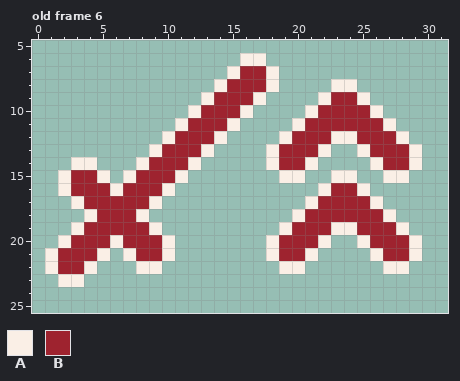
Pixel-art file -- Assets/EnemyAttack/Intentions Sprites/Intentions.aseprite. The picture above is the old version.
32x32 pixels, 10 frames. Shown: old frame 6: x 0..31, y 5..25. The commit also changed other frames, which this record leaves out.
Palette (. is transparent): A #faefe6  B #9e232f
Pixels before, old frame 6, first column x 1:
 6 ...............AA............
 7 ..............ABBA...........
 8 .............ABBBA....AA.....
 9 ............ABBBA....ABBA....
10 ...........ABBBA....ABBBBA...
11 ..........ABBBA....ABBBBBBA..
12 .........ABBBA....ABBBAABBBA.
13 ........ABBBA....ABBBA..ABBBA
14 ..AA...ABBBA.....ABBA....ABBA
15 .ABBA.ABBBA.......AA..AA..AA.
16 .ABBBABBBA...........ABBA....
17 ..ABBBBBA...........ABBBBA...
18 ...ABBBA...........ABBBBBBA..
19 ..ABBBBBA.........ABBBAABBBA.
20 .ABBBABBBA.......ABBBA..ABBBA
21 ABBBA.ABBA.......ABBA....ABBA
22 ABBA...AA.........AA......AA.
23 .AA..........................
The result:
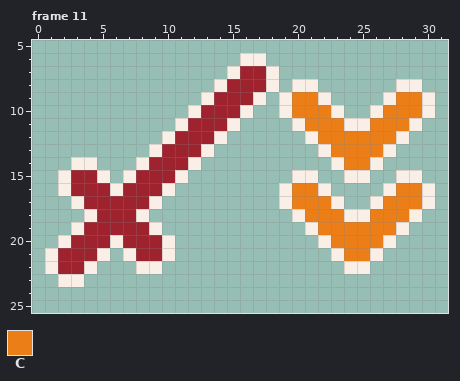
Colours new in this view: C #eb7e17
A new or re-ordered frame is compared with the old frame closest to it.
Changes in this commit:
frames 10 -> 11
Frame 11 is new; against old frame 6:
The edit adds colour A in row 8 at x 20 to 21 and 28 to 29; in row 9 at x 19, 27 and 30; in row 10 at x 19 and 30; in row 11 at x 29; in row 14 at x 23; in row 15 at x 21, 25 and 29.
The edit adds colour A in row 16 at x 19, 27 and 30; in row 17 at x 19 and 30; in row 18 at x 29; in row 21 at x 23; in row 22 at x 24 to 25.
Colour B gives way to colour A in row 10 at x 23; in row 11 at x 24 to 25; in row 12 at x 21; in row 13 at x 27; in row 17 at x 23; in row 18 at x 24 to 25.
Colour B gives way to colour A in row 19 at x 21; in row 20 at x 27.
The edit adds colour C in row 9 at x 20 to 21 and 28 to 29; in row 10 at x 20 and 27 to 29; in row 11 at x 28; in row 13 at x 23 to 24; in row 14 at x 24 to 25; in row 16 at x 20 to 21 and 28 to 29.
The edit adds colour C in row 17 at x 20 and 27 to 29; in row 18 at x 28; in row 20 at x 23 to 24; in row 21 at x 24 to 25.
Colour A gives way to colour C in row 10 at x 21; in row 11 at x 27; in row 12 at x 23 to 24; in row 13 at x 25; in row 17 at x 21; in row 18 at x 27.
Colour A gives way to colour C in row 19 at x 23 to 24; in row 20 at x 25.
Colour B gives way to colour C in row 10 at x 22; in row 11 at x 21 to 23 and 26; in row 12 at x 22 and 25 to 27; in row 13 at x 26; in row 17 at x 22; in row 18 at x 21 to 23 and 26.
Colour B gives way to colour C in row 19 at x 22 and 25 to 27; in row 20 at x 26.
The edit erases colour A in row 8 at x 23 to 24; in row 9 at x 25; in row 12 at x 19; in row 13 at x 18 and 29; in row 14 at x 18, 21 and 29; in row 15 at x 19, 23 and 27.
The edit erases colour A in row 16 at x 25; in row 19 at x 19; in row 20 at x 18 and 29; in row 21 at x 18, 21 and 29; in row 22 at x 19 to 20 and 27 to 28.
The edit erases colour B in row 9 at x 23 to 24; in row 10 at x 24 to 25; in row 12 at x 20; in row 13 at x 19 to 21 and 28; in row 14 at x 19 to 20 and 27 to 28; in row 16 at x 23 to 24.
The edit erases colour B in row 17 at x 24 to 25; in row 19 at x 20; in row 20 at x 19 to 21 and 28; in row 21 at x 19 to 20 and 27 to 28.
